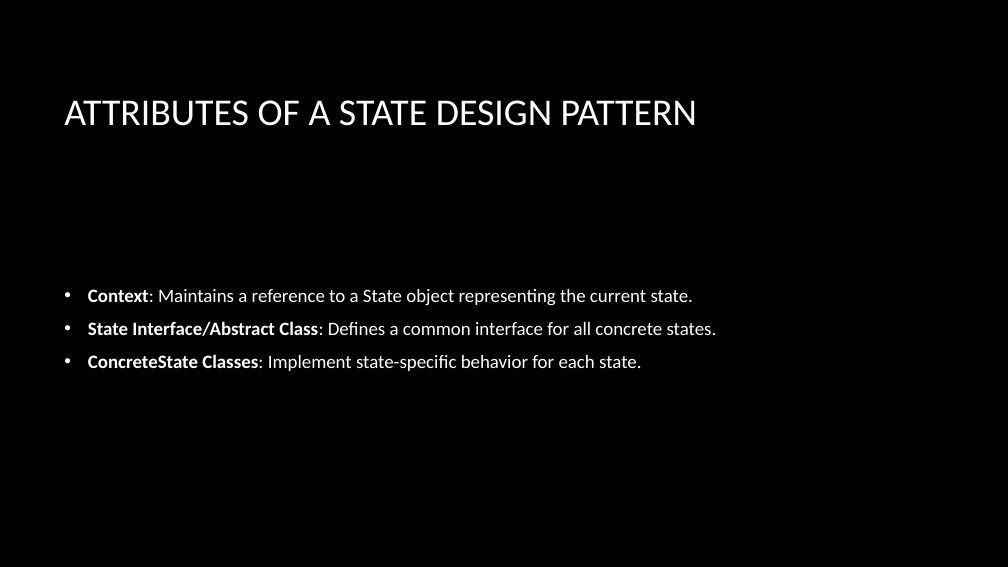
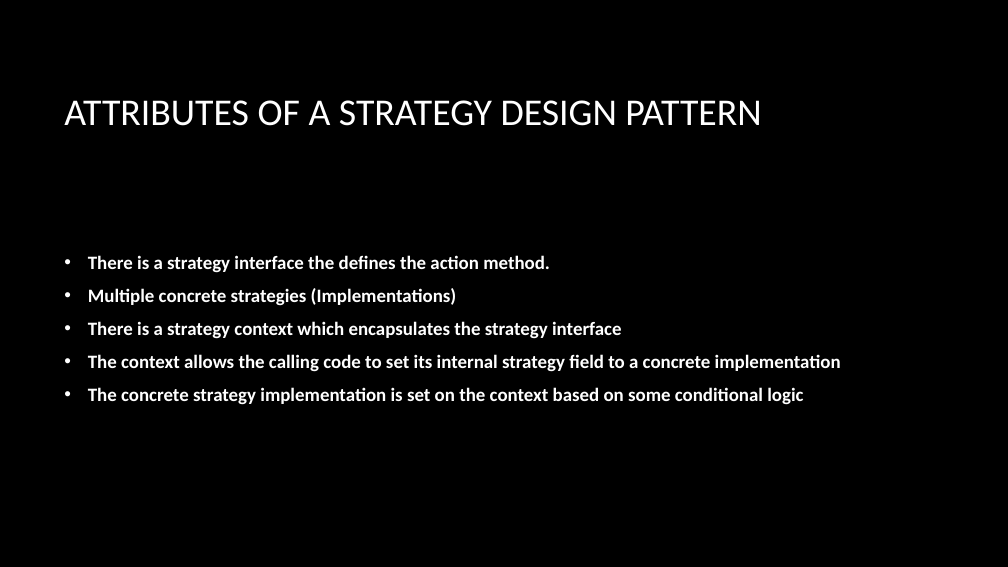
Before and after one commit to dundane/CSC360Demos, a slide deck: slide 98 of CSC360Demo/Design Patterns Slide Show.pptx. Drawn at 1008x567 pixels with LibreOffice and Linux fonts; fonts in the diff are those of the drawing; background and template pictures are left out. Boxes give left, top, right and bottom in pixels: in the first picture for what was removed or moved away, otherwise in the second. Text is boxed around its words. In the diff, an @@ line names an element or a change of style, - is before the commit and + after.

Commit message:
Update for strategy

```diff
--- a/CSC360Demo/Design Patterns Slide Show.pptx
+++ b/CSC360Demo/Design Patterns Slide Show.pptx
@@ title at (64, 100, 761, 126): text changed @@
-ATTRIBUTES OF A STATE DESIGN PATTERN
+ATTRIBUTES OF A STRATEGY DESIGN PATTERN
@@ text at (88, 255, 841, 405): text changed; bold on @@
-• Context: Maintains a reference to a State object representing the current state.
-• State Interface/Abstract Class: Defines a common interface for all concrete states.
-• ConcreteState Classes: Implement state-specific behavior for each state.
+• There is a strategy interface the defines the action method.
+• Multiple concrete strategies (Implementations)
+• There is a strategy context which encapsulates the strategy interface
+• The context allows the calling code to set its internal strategy field to a concrete implementation
+• The concrete strategy implementation is set on the context based on some conditional logic
```
Also in this commit, not shown: 8 other slides changed, 2 slides added.
